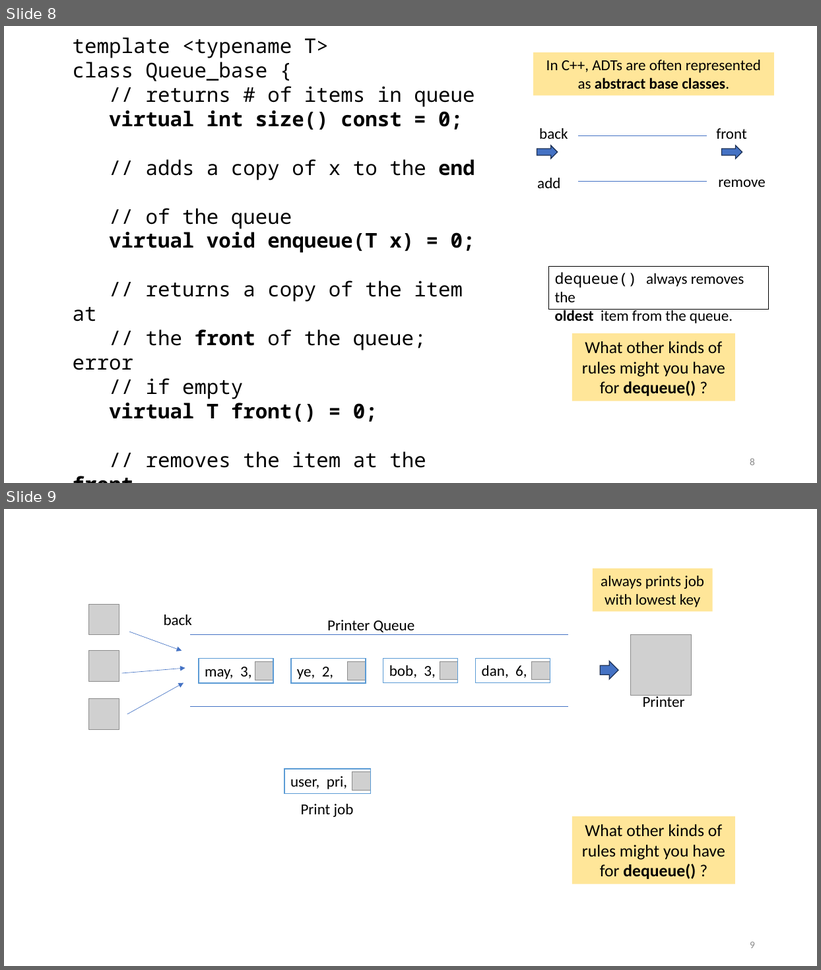
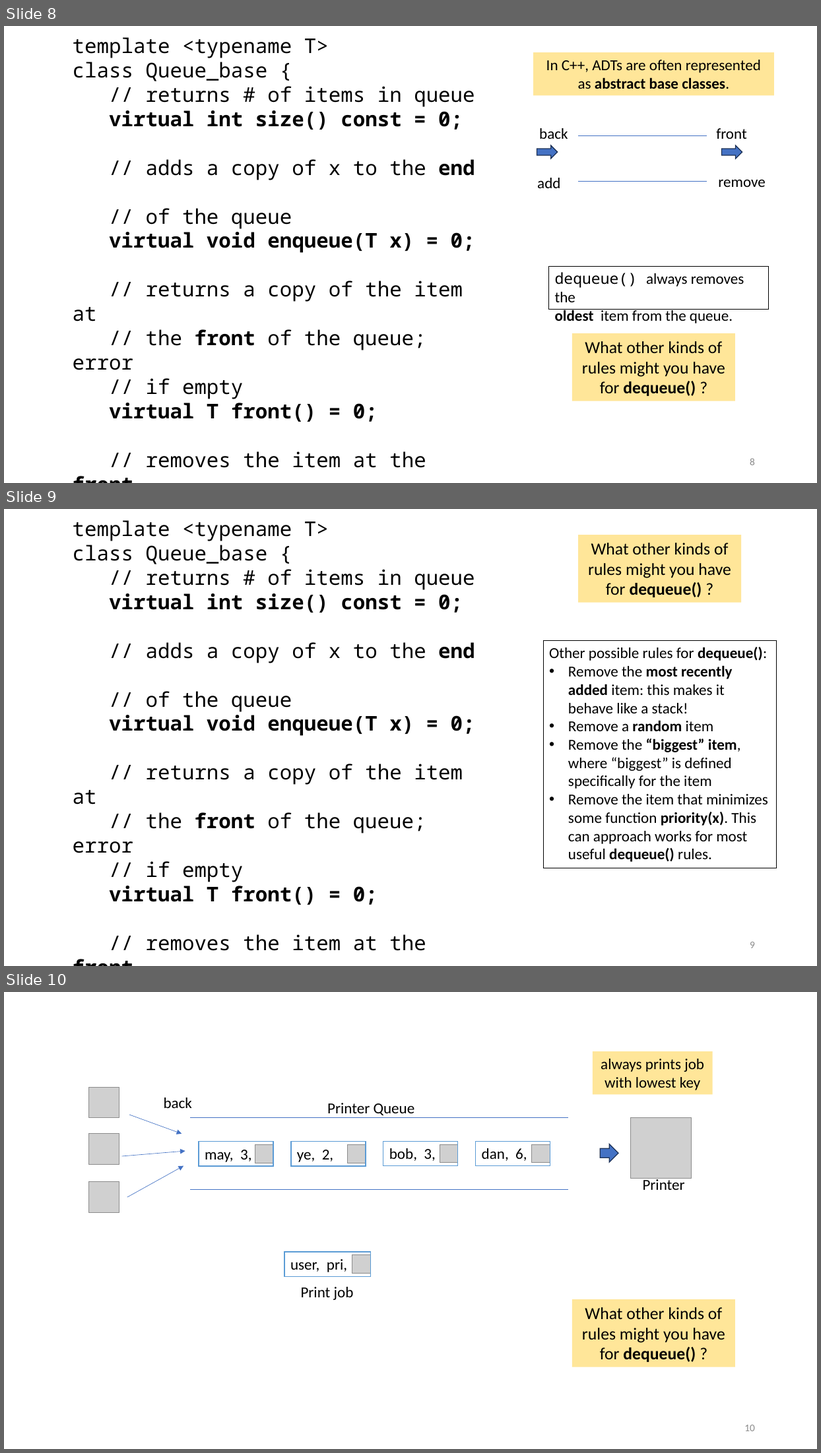
Before and after one commit to tjd1234/cmpt225fall2023, a slide deck: lecture_notes/week7/week7_priority_queues.pptx. Shown one above the other, each under a label of ours: slides 8 and 9 before the commit, slides 8, 9 and 10 after it. The pictures are 821x970 and 821x1453 pixels, drawn with LibreOffice and Linux fonts; fonts in the diff are those of the drawing; grey boxes stand for pictures. Boxes give left, top, right and bottom in pixels: in the first picture for what was removed or moved away, otherwise in the second. Text is boxed around its words. In the diff, an @@ line names an element or a change of style, - is before the commit and + after.

Commit message:
updated

```diff
--- a/lecture_notes/week7/week7_priority_queues.pptx
+++ b/lecture_notes/week7/week7_priority_queues.pptx
@@ slide 9 added at bbox=[4, 509, 817, 966], background #FFFFFF @@
@@ text added at bbox=[73, 520, 475, 951], 24 pt, text #000000 @@
+template <typename T>
+class Queue_base {
+// returns # of items in queue
+virtual int size() const = 0;
+// adds a copy of x to the end
+// of the queue
+virtual void enqueue(T x) = 0;
+// returns a copy of the item at
+// the front of the queue; error
+// if empty
+virtual T front() = 0;
+// removes the item at the front
+// of the queue; error if empty
+virtual void dequeue() = 0;
+};
@@ rectangle added at bbox=[579, 535, 741, 602], fill #FFE699, 20 pt, text #000000 @@
+What other kinds of rules might you have for dequeue() ?
@@ rectangle added at bbox=[543, 641, 776, 869], outline #000000 0.75 pt, 18 pt, text #000000 @@
+Other possible rules for dequeue():
+• Remove the most recently added item: this makes it behave like a stack!
+• Remove a random item
+• Remove the “biggest” item, where “biggest” is defined specifically for the item
+• Remove the item that minimizes some function priority(x). This can approach works for most useful dequeue() rules.
@@ page number added at bbox=[750, 942, 755, 949], 12 pt, text #8C8C8C @@
+9
@@ what was slide 9 is now slide 10 @@
@@ page number at bbox=[745, 1425, 755, 1432]: text changed @@
-9
+10
```
Also in this commit, not shown: 9 slides changed.
